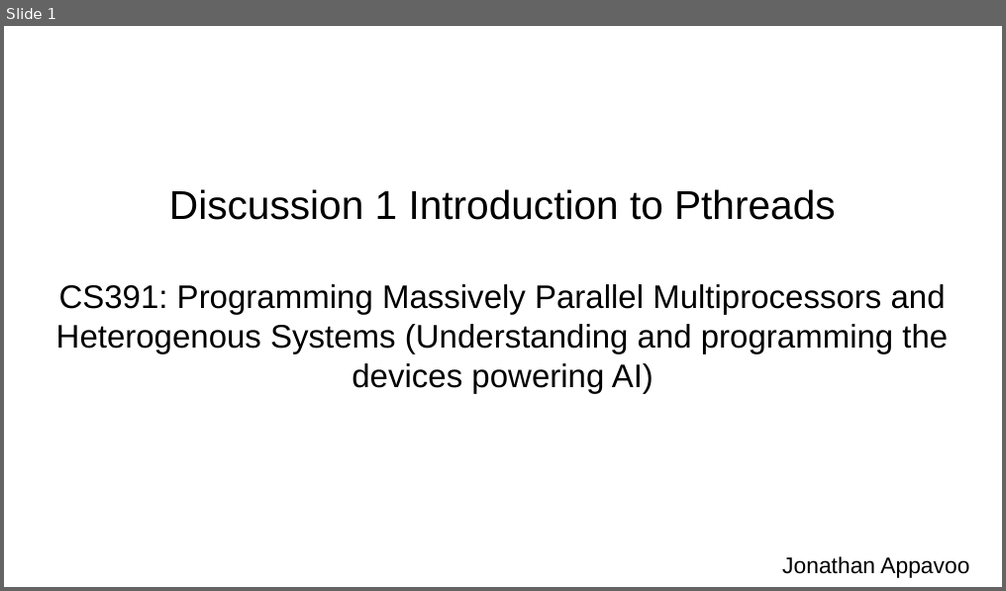
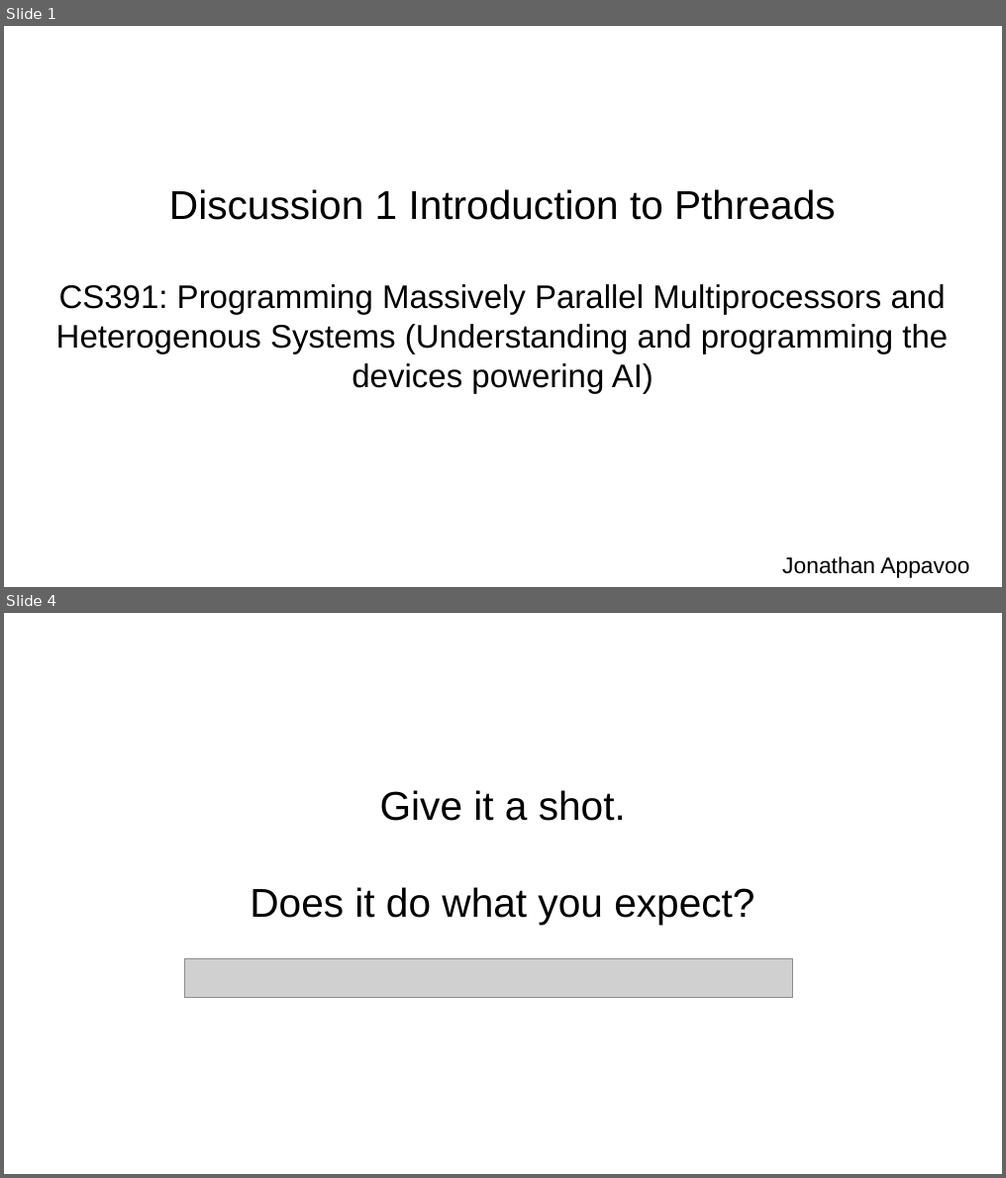
Before and after one commit to jappavoo/cudasudawuda, a slide deck: content/part1/disc0/slides.odp. Shown one above the other, each under a label of ours: slide 1 before the commit, slides 1 and 4 after it; the slides between them are not shown. The pictures are 1006x591 and 1006x1178 pixels, drawn with LibreOffice and Linux fonts; fonts in the diff are those of the drawing; grey boxes stand for pictures. Boxes give left, top, right and bottom in pixels: in the first picture for what was removed or moved away, otherwise in the second. Text is boxed around its words. In the diff, an @@ line names an element or a change of style, - is before the commit and + after.

```diff
--- a/content/part1/disc0/slides.odp
+++ b/content/part1/disc0/slides.odp
@@ slide 4 added at <box>4,613,1002,1174</box>, background #FFFFFF @@
@@ subtitle added at <box>250,790,754,924</box>, 32 pt, text #000000 @@
+Give it a shot.
+Does it do what you expect?
@@ picture added at <box>185,959,794,998</box> @@
```
Also in this commit, not shown: 2 slides changed, 22 other slides added.
